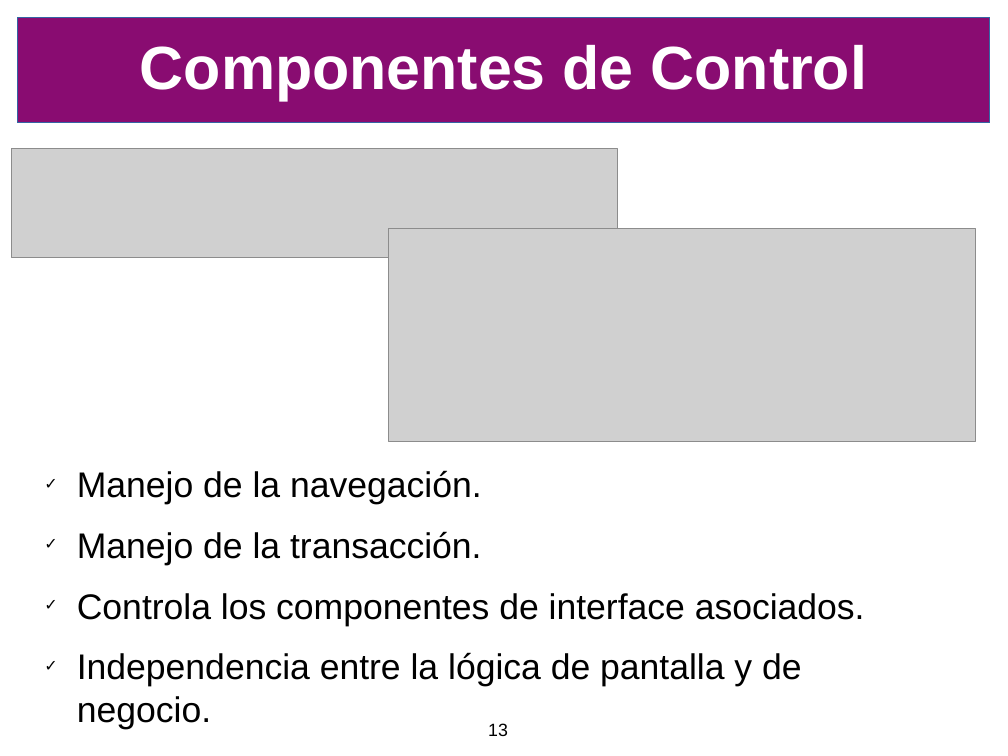
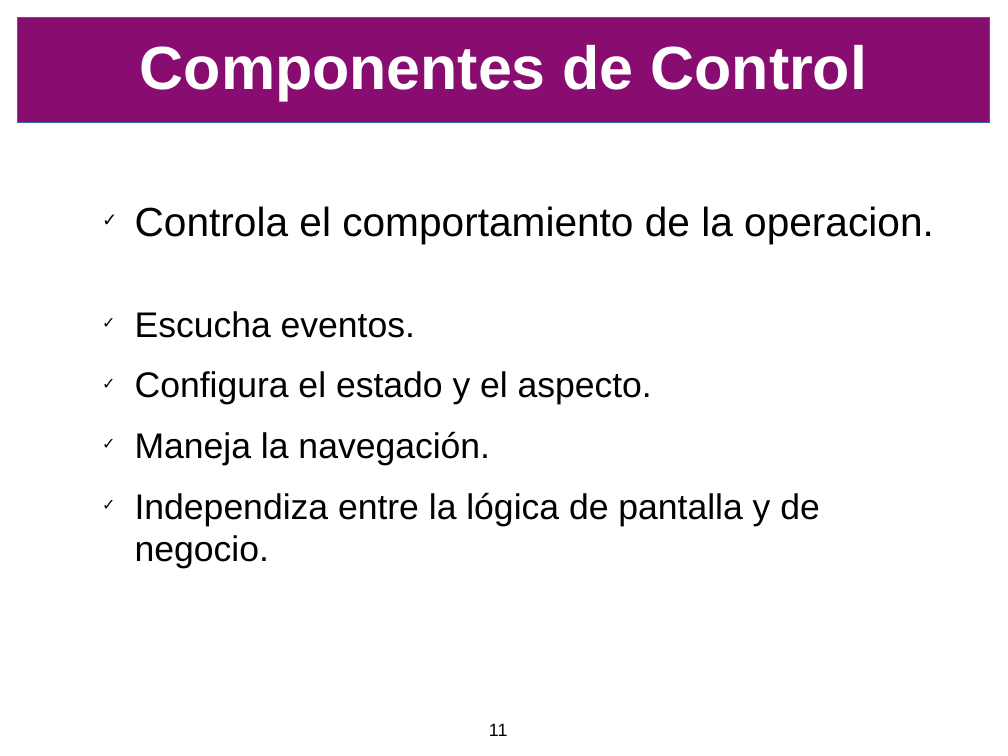
Before and after one commit to SIU-Toba/framework, a slide deck: slide 11 of doc/presentacion/CafeConf2006.odp (slide 13 before the commit). Drawn at 1008x756 pixels with LibreOffice and Linux fonts; fonts in the diff are those of the drawing; grey boxes stand for pictures; background and template pictures are left out. Boxes give left, top, right and bottom in pixels: in the first picture for what was removed or moved away, otherwise in the second. Text is boxed around its words. In the diff, an @@ line names an element or a change of style, - is before the commit and + after.

Commit message:
Presentacion.

```diff
--- a/doc/presentacion/CafeConf2006.odp
+++ b/doc/presentacion/CafeConf2006.odp
@@ picture removed at <box>11,148,617,258</box> @@
@@ text at <box>135,206,934,569</box>: text changed @@
-✓ Manejo de la navegación.
-✓ Manejo de la transacción.
-✓ Controla los componentes de interface asociados.
-✓ Independencia entre la lógica de pantalla y de negocio.
+✓ Controla el comportamiento de la operacion.
+✓ Escucha eventos.
+✓ Configura el estado y el aspecto.
+✓ Maneja la navegación.
+✓ Independiza entre la lógica de pantalla y de negocio.
@@ picture removed at <box>389,229,976,442</box> @@
@@ page number at <box>489,723,507,736</box>: text changed @@
-13
+11
```
Also in this commit, not shown: 13 other slides changed, 10 slides added, 2 slides removed.
